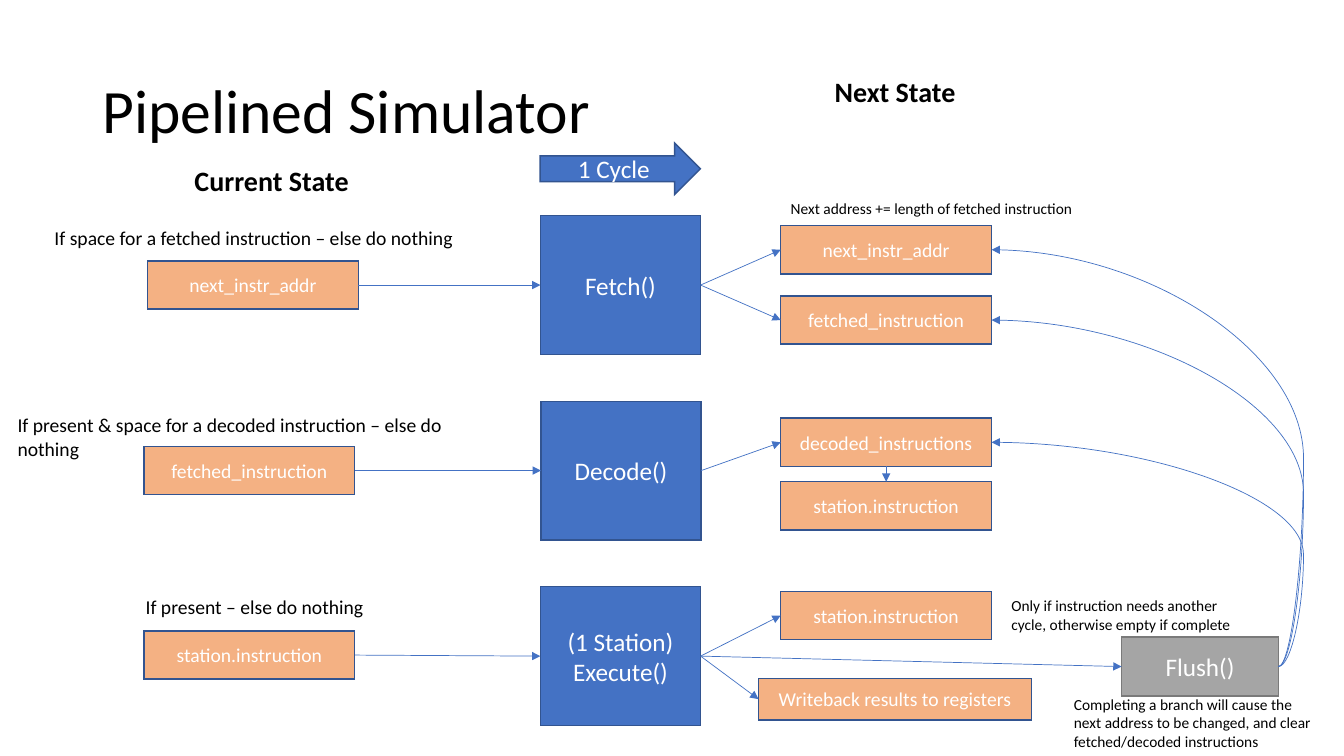
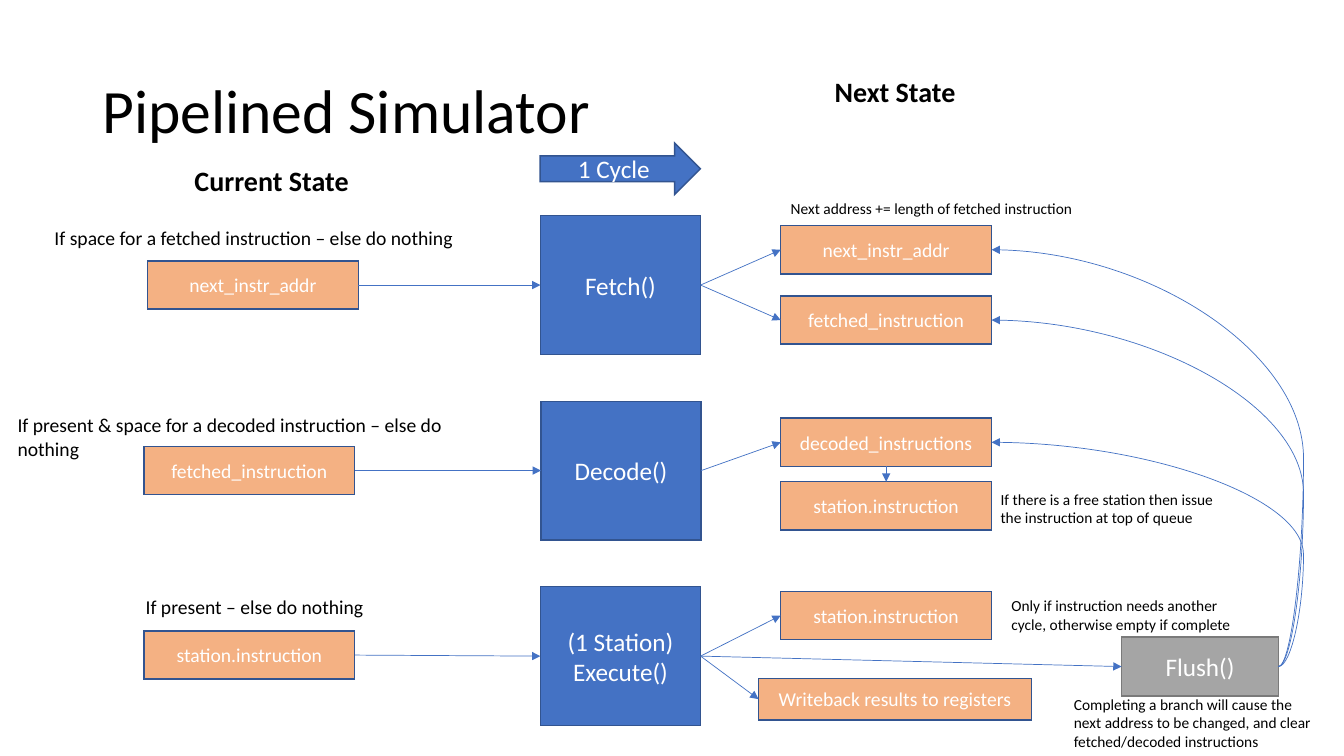
Before and after one commit to jacob-pro/processor-simulator, a slide deck: slide 7 of slides.pptx. Drawn at 1344x756 pixels with LibreOffice and Linux fonts; fonts in the diff are those of the drawing. Boxes give left, top, right and bottom in pixels: in the first picture for what was removed or moved away, otherwise in the second. Text is boxed around its words. In the diff, an @@ line names an element or a change of style, - is before the commit and + after.

```diff
--- a/slides.pptx
+++ b/slides.pptx
@@ text added at [1001,494,1213,526], 11 pt, text #000000 @@
+If there is a free station then issue the instruction at top of queue
```
Also in this commit, not shown: 2 other slides changed, 2 slides added, 3 other files.
